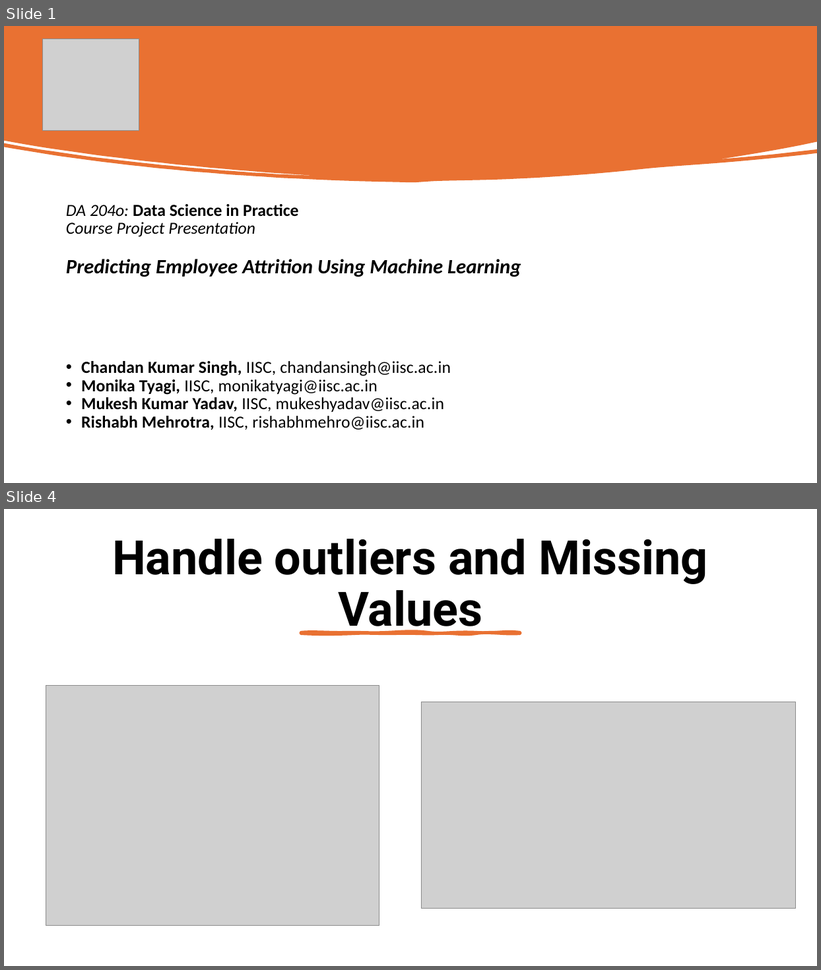
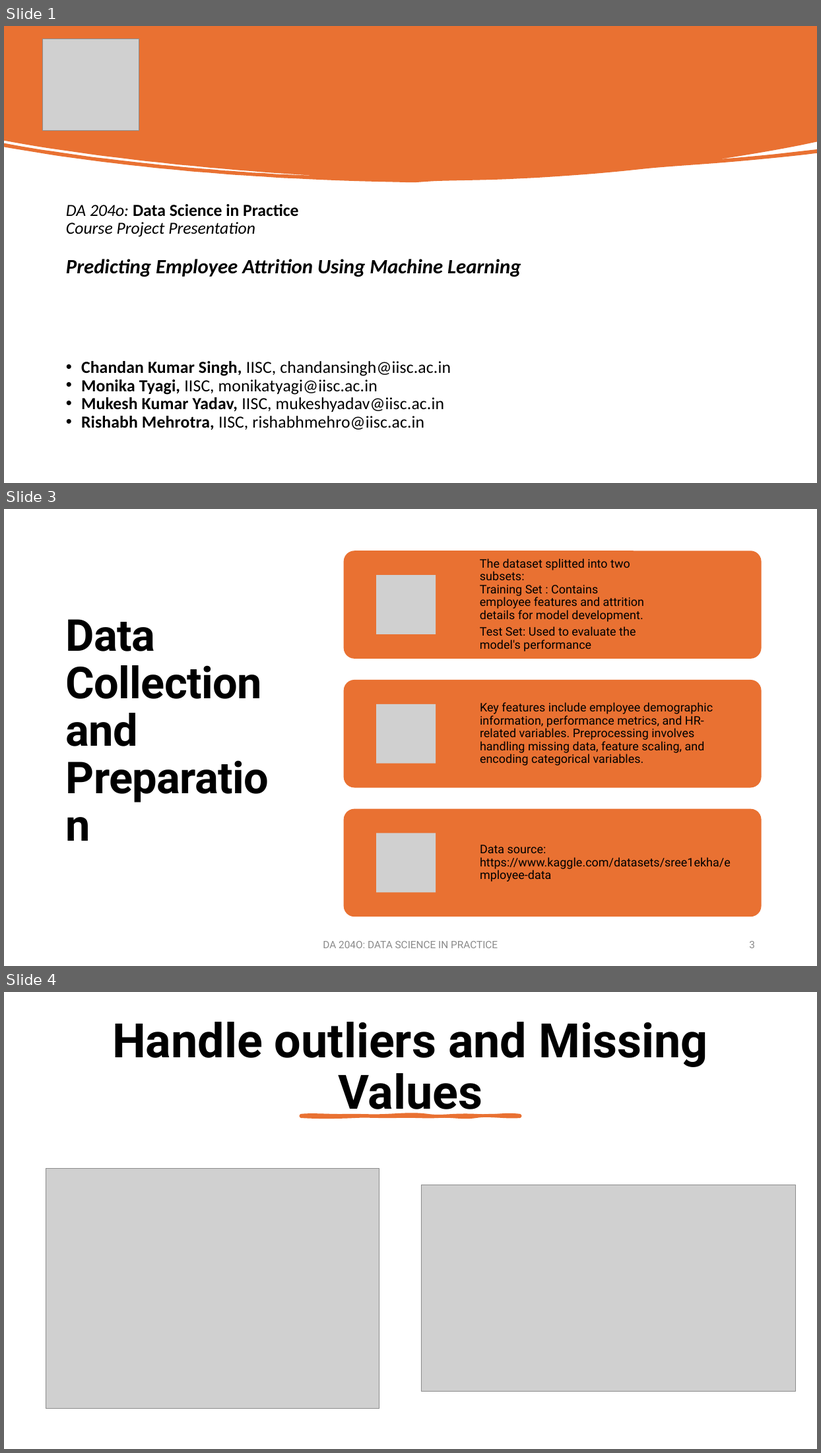
Before and after one commit to monikatyagiisc/employee-attrition-prediction, a slide deck: Project_Presentation_Employee_Attrition_Prediction.pptx. Shown one above the other, each under a label of ours: slides 1 and 4 before the commit, slides 1, 3 and 4 after it; the slides between them are not shown. The pictures are 821x970 and 821x1453 pixels, drawn with LibreOffice and Linux fonts; fonts in the diff are those of the drawing; grey boxes stand for pictures. Boxes give left, top, right and bottom in pixels: in the first picture for what was removed or moved away, otherwise in the second. Text is boxed around its words. In the diff, an @@ line names an element or a change of style, - is before the commit and + after.

Commit message:
Updated PPT

```diff
--- a/Project_Presentation_Employee_Attrition_Prediction.pptx
+++ b/Project_Presentation_Employee_Attrition_Prediction.pptx
@@ slide 3 added at [4, 509, 817, 966], background #FFFFFF @@
@@ title added at [66, 619, 262, 747], 52 pt, text #000000, bold @@
+Data Collection and Preparation
@@ group added at [344, 551, 762, 917]: 3 rounded rectangles, 3 pictures, 3 texts @@
+The dataset splitted into two subsets:
+Training Set : Contains employee features and attrition details for model development.
+Test Set: Used to evaluate the model's performance
+Key features include employee demographic information, performance metrics, and HR-related variables. Preprocessing involves handling missing data, feature scaling, and encoding categorical variables.
+Data source: https://www.kaggle.com/datasets/sree1ekha/employee-data
@@ text added at [323, 941, 498, 949], 12 pt, text #8C8C8C @@
+DA 204O: DATA SCIENCE IN PRACTICE
@@ page number added at [749, 941, 755, 949], 12 pt, text #8C8C8C @@
+3
```
Also in this commit, not shown: 1 slide removed.
